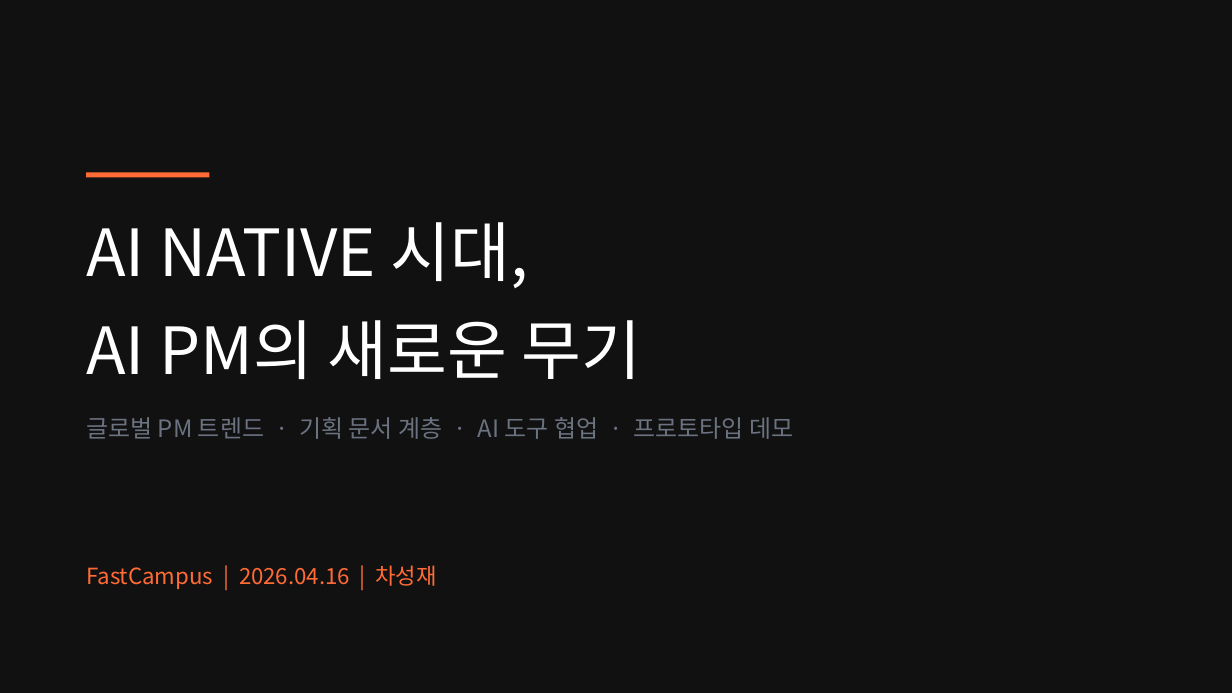
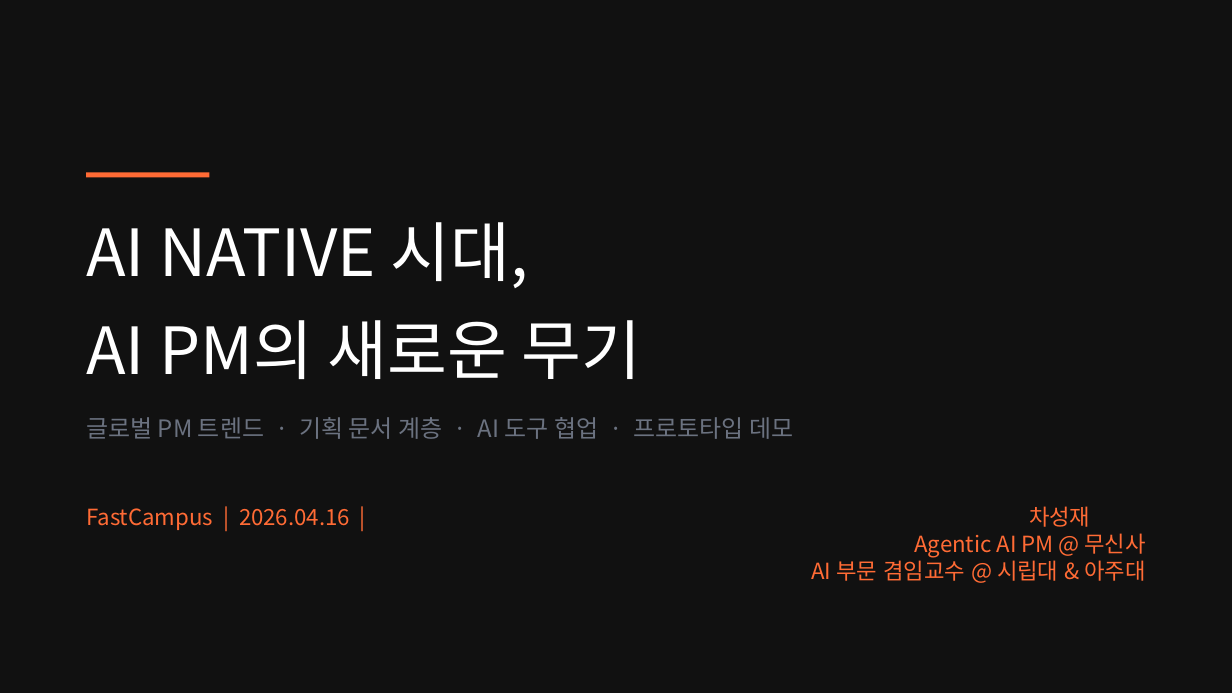
Before and after one commit to smilesjcha/ai-native-pm, a slide deck: slide 1 of projects/26Q3_Fastcampus-Lecture/assets/pptx/ai-native-pm-lecture.pptx. Drawn at 1232x693 pixels with LibreOffice and Linux fonts; fonts in the diff are those of the drawing. Boxes give left, top, right and bottom in pixels: in the first picture for what was removed or moved away, otherwise in the second. Text is boxed around its words. In the diff, an @@ line names an element or a change of style, - is before the commit and + after.

```diff
--- a/projects/26Q3_Fastcampus-Lecture/assets/pptx/ai-native-pm-lecture.pptx
+++ b/projects/26Q3_Fastcampus-Lecture/assets/pptx/ai-native-pm-lecture.pptx
@@ text "FastCampus | 2026.04.16 | 차성재": place and size @@
-text "FastCampus | 2026.04.16 | 차성재" at bbox=[86, 565, 437, 589]
+text "FastCampus | 2026.04.16 | 차성재" at bbox=[86, 506, 1146, 581]
@@ text at bbox=[811, 533, 1146, 581]: paragraphs added @@
+Agentic AI PM @ 무신사
+AI 부문 겸임교수 @ 시립대 & 아주대
```
Also in this commit, not shown: 26 other slides changed, 1 other file.
